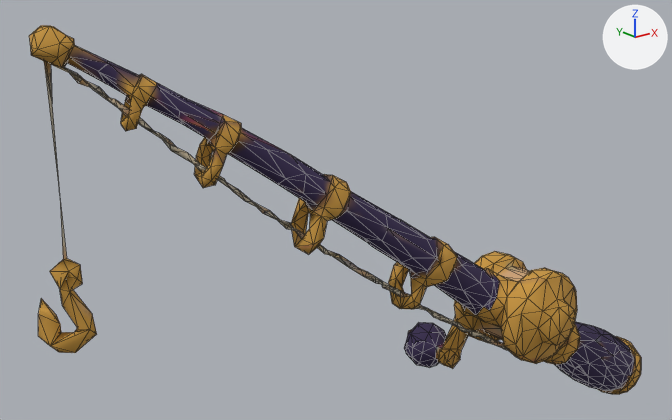
The glTF model public/models/rod-4.glb: old version first, new version second.
The view is the same before and after, from a 50 mm lens placed at (-0.924, -1.016, 0.485), pointed at (-0.058, 0.067, 0.052). Lighting does not change. The marker at upper right points along +X, +Y and +Z. The picture after the commit comes second. Mesh edges are drawn as thin lines. Where no turn or scale is listed for an object, it has been applied to the vertices. Vertices at exactly the same position are counted once.

The first picture shows 'tripo_node_30fa5bc2-eb7e-4295-b083-da2e42b3f758'.
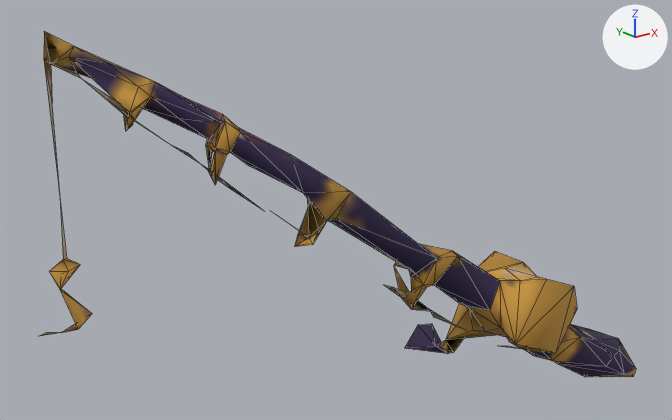
Where the newer file only moved an object's origin or applied its transform, the numbers keep the older frame.

Boxes (x1, y1, x2, y2) around the edits, measured in the pictures (672 x 420 px):
'tripo_node_30fa5bc2-eb7e-4295-b083-da2e42b3f758', reshaped: before (29, 26, 641, 394); after (40, 31, 636, 377)
part 1 of me_tripo_mesh_30fa5bc2_eb7e_4295_b083_da2e42b3f758, deleted: before (29, 26, 641, 394)
part 2 of me_tripo_mesh_30fa5bc2_eb7e_4295_b083_da2e42b3f758, deleted (brown): before (38, 265, 97, 353)

Patch to the scene script:
```diff
--- a/public/models/rod-4.glb.py
+++ b/public/models/rod-4.glb.py
@@ me_tripo_mesh_30fa5bc2_eb7e_4295_b083_da2e42b3f758 @@
 # used by ob_tripo_node_30fa5bc2_eb7e_4295_b083_da2e42b3f758; location = (0.0, 0.0, 0.0)
-me_tripo_mesh_30fa5bc2_eb7e_4295_b083_da2e42b3f758.from_pydata(...)  # 972 vertices, 1977 faces; spans x -0.5..0.5, y -0.196..0.196, z -0.358..0.358
+me_tripo_mesh_30fa5bc2_eb7e_4295_b083_da2e42b3f758.from_pydata(...)  # 204 vertices, 400 faces; spans x -0.5..0.487, y -0.166..0.196, z -0.333..0.349
+# me_tripo_mesh_30fa5bc2_eb7e_4295_b083_da2e42b3f758 part 1: 744 vertices removed from x -0.492..0.5, y -0.196..0.154, z -0.358..0.358
+# me_tripo_mesh_30fa5bc2_eb7e_4295_b083_da2e42b3f758 part 2: 24 vertices removed from x -0.5..-0.433, y 0.13..0.184, z -0.104..0.02
 me_tripo_mesh_30fa5bc2_eb7e_4295_b083_da2e42b3f758.materials.append(mat_tripo_material_30fa5bc2_eb7e_4295_b083_da2e42b3f758)
```
